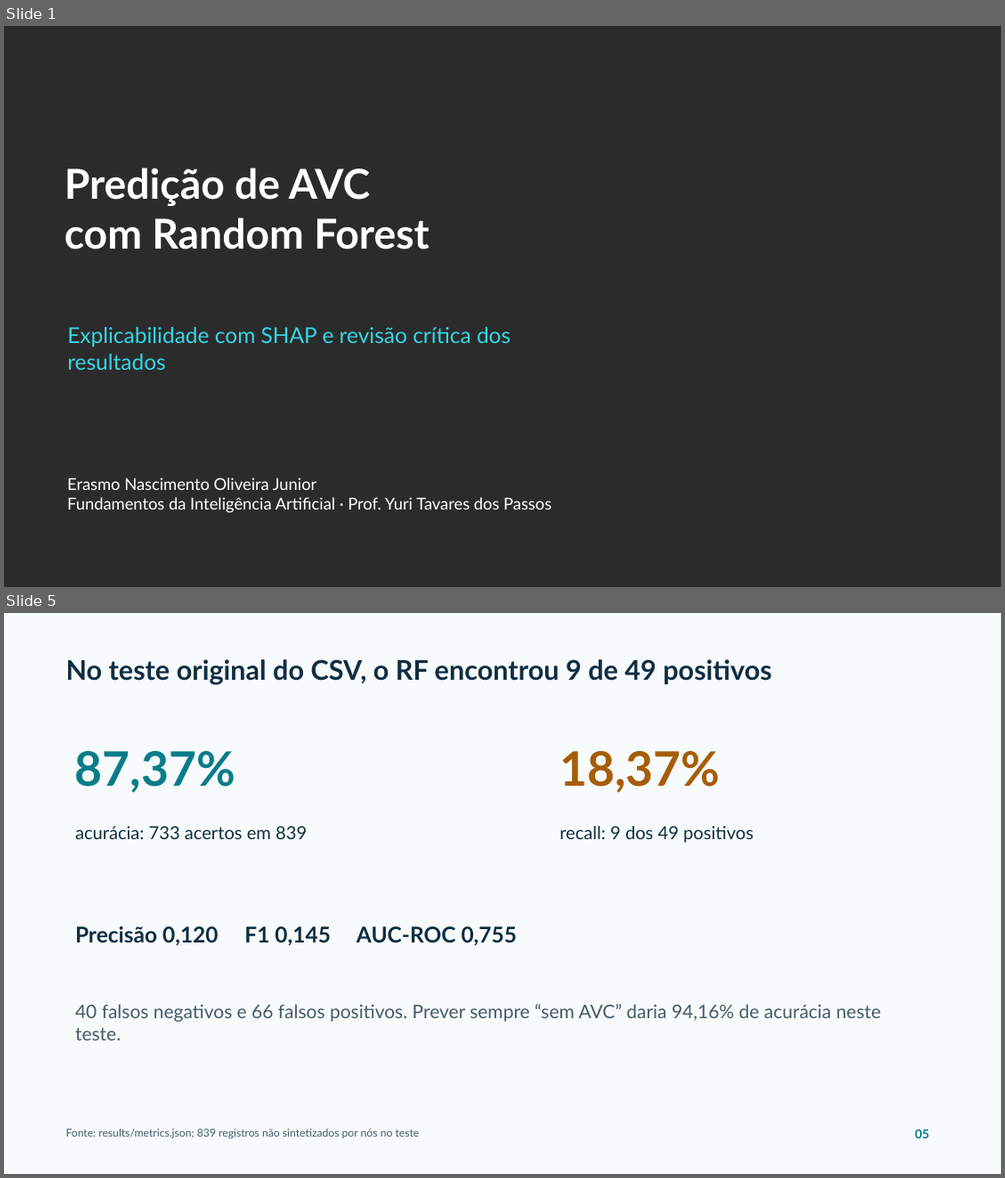
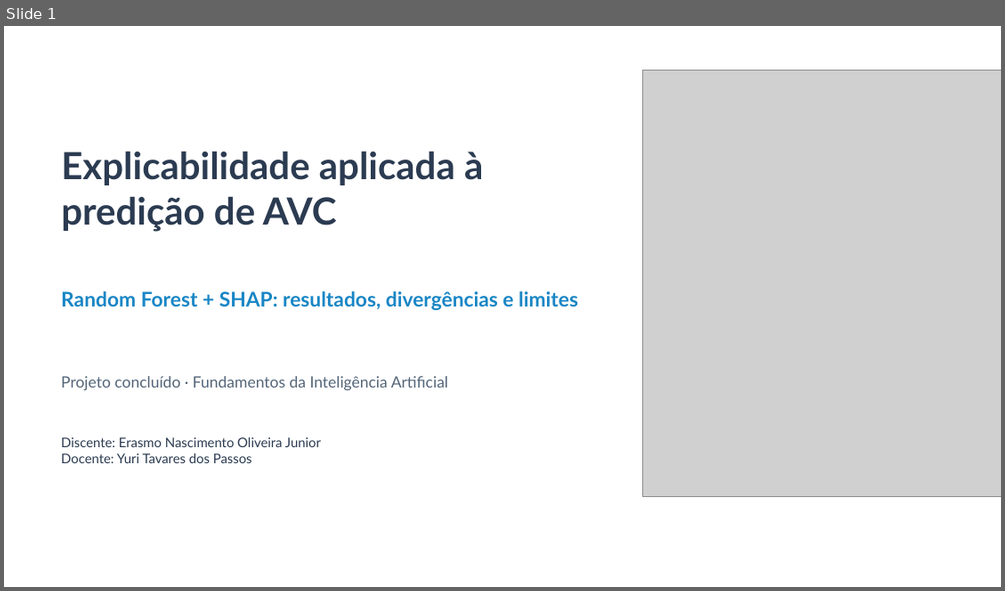
Before and after one commit to Erasmojuniordev/xai-avc-shap, a slide deck: projeto-python/apresentacao/Apresentacao_Critica_AVC_SHAP.pptx. Shown one above the other, each under a label of ours: slides 1 and 5 before the commit, slide 1 after it; the slides between them are not shown. The pictures are 1005x1178 and 1005x591 pixels, drawn with LibreOffice and Linux fonts; fonts in the diff are those of the drawing; grey boxes stand for pictures; background and template pictures are left out; a plain dark background stands for a picture behind light text. Boxes give left, top, right and bottom in pixels: in the first picture for what was removed or moved away, otherwise in the second. Text is boxed around its words. In the diff, an @@ line names an element or a change of style, - is before the commit and + after.

Commit message:
docs: reformula apresentação final de RF e SHAP
Atualiza 14 lâminas no visual da proposta inicial com divergências do artigo, crítica à procedência, resultados em teste intocado, gráficos SHAP e explicação de um falso negativo.

```diff
--- a/projeto-python/apresentacao/Apresentacao_Critica_AVC_SHAP.pptx
+++ b/projeto-python/apresentacao/Apresentacao_Critica_AVC_SHAP.pptx
@@ slide 5 removed at (x1=4, y1=613, x2=1001, y2=1174), background #F8FBFC @@
@@ text removed at (x1=66, y1=659, x2=772, y2=685) @@
-No teste original do CSV, o RF encontrou 9 de 49 positivos
@@ text removed at (x1=75, y1=751, x2=235, y2=793) @@
-87,37%
@@ text removed at (x1=559, y1=751, x2=720, y2=793) @@
-18,37%
@@ text removed at (x1=75, y1=826, x2=307, y2=839) @@
-acurácia: 733 acertos em 839
@@ text removed at (x1=559, y1=826, x2=753, y2=843) @@
-recall: 9 dos 49 positivos
@@ text removed at (x1=75, y1=926, x2=518, y2=946) @@
-Precisão 0,120 F1 0,145 AUC-ROC 0,755
@@ text removed at (x1=75, y1=1004, x2=881, y2=1040) @@
-40 falsos negativos e 66 falsos positivos. Prever sempre “sem AVC” daria 94,16% de acurácia neste teste.
@@ text removed at (x1=66, y1=1128, x2=420, y2=1138) @@
-Fonte: results/metrics.json; 839 registros não sintetizados por nós no teste
@@ text removed at (x1=914, y1=1128, x2=929, y2=1138) @@
-05
@@ slide 1 changed as well @@
@@ background picture (left out) to #FFFFFF @@
@@ picture added at (x1=643, y1=70, x2=1001, y2=496) @@
@@ text added at (x1=61, y1=151, x2=483, y2=232), 36 pt, text #2B3B51, bold @@
+Explicabilidade aplicada à
+predição de AVC
@@ text at (x1=61, y1=291, x2=578, y2=310): text changed; size 39.8 to 19.5 pt; text colour #FFFFFF to #1986C5 @@
-Predição de AVC
-com Random Forest
+Random Forest + SHAP: resultados, divergências e limites
@@ text at (x1=61, y1=376, x2=448, y2=390): text changed; size 21 to 15 pt; text colour #35D6E5 to #536578 @@
-Explicabilidade com SHAP e revisão crítica dos resultados
+Projeto concluído · Fundamentos da Inteligência Artificial
@@ text at (x1=61, y1=437, x2=321, y2=463): text changed; size 15.8 to 12.8 pt; text colour #FFFFFF to #2B3B51 @@
-Erasmo Nascimento Oliveira Junior
-Fundamentos da Inteligência Artificial · Prof. Yuri Tavares dos Passos
+Discente: Erasmo Nascimento Oliveira Junior
+Docente: Yuri Tavares dos Passos
```
Also in this commit, not shown: 13 slides added, 10 other slides removed.
